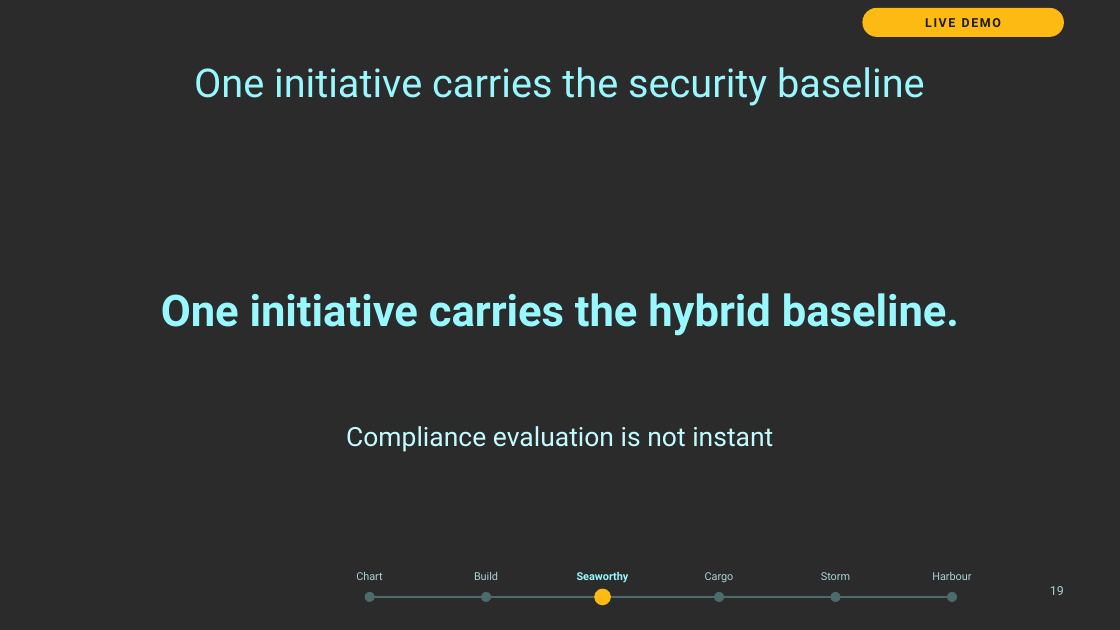
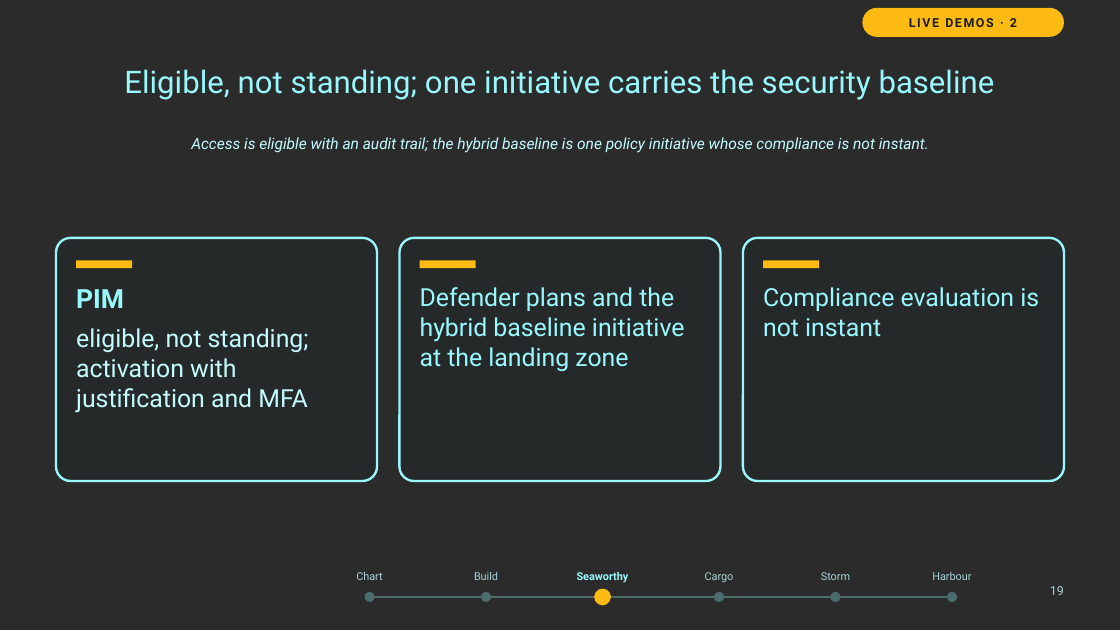
Before and after one commit to thisismydemo/nic2026_azl, a slide deck: slide 19 of presentation/Azure_Local_Discovery_to_Day2_NIC2026.pptx. Drawn at 1120x630 pixels with LibreOffice and Linux fonts; fonts in the diff are those of the drawing; background and template pictures are left out; a plain dark background stands for a picture behind light text. Boxes give left, top, right and bottom in pixels: in the first picture for what was removed or moved away, otherwise in the second. Text is boxed around its words. In the diff, an @@ line names an element or a change of style, - is before the commit and + after.

```diff
--- a/presentation/Azure_Local_Discovery_to_Day2_NIC2026.pptx
+++ b/presentation/Azure_Local_Discovery_to_Day2_NIC2026.pptx
@@ text in rounded rectangle at (x1=909, y1=18, x2=1017, y2=27): text changed @@
-LIVE DEMO
+LIVE DEMOS · 2
@@ title at (x1=124, y1=69, x2=995, y2=100): text changed; size 25.5 to 20 pt @@
-One initiative carries the security baseline
+Eligible, not standing; one initiative carries the security baseline
@@ text added at (x1=191, y1=137, x2=929, y2=153), 10 pt, text #C3FBFE, italic @@
+Access is eligible with an audit trail; the hybrid baseline is one policy initiative whose compliance is not instant.
@@ rounded rectangle added at (x1=56, y1=237, x2=377, y2=480), fill #262929, outline #98F8FE 1.5 pt @@
@@ rounded rectangle added at (x1=400, y1=237, x2=721, y2=480), fill #262929, outline #98F8FE 1.5 pt @@
@@ rounded rectangle added at (x1=743, y1=237, x2=1064, y2=480), fill #262929, outline #98F8FE 1.5 pt @@
@@ rectangle added at (x1=76, y1=260, x2=132, y2=268), fill #FDBA12 @@
@@ rectangle added at (x1=420, y1=260, x2=476, y2=268), fill #FDBA12 @@
@@ rectangle added at (x1=763, y1=260, x2=819, y2=268), fill #FDBA12 @@
@@ text added at (x1=76, y1=289, x2=309, y2=413), 16 pt, text #C3FBFE @@
+PIM
+eligible, not standing; activation with justification and MFA
@@ text removed at (x1=161, y1=293, x2=959, y2=336) @@
-One initiative carries the hybrid baseline.
@@ text added at (x1=420, y1=287, x2=685, y2=371), 16 pt, text #98F8FE @@
+Defender plans and the hybrid baseline initiative at the landing zone
@@ text "Compliance evaluation is not instant" moved from (x1=346, y1=426, x2=773, y2=452) to (x1=763, y1=287, x2=1039, y2=337) @@
@@ text "Compliance evaluation is not instant" at (x1=763, y1=287, x2=1039, y2=337): size 17 to 16 pt, text colour #C3FBFE to #98F8FE; alignment centre to left @@
```
Also in this commit, not shown: 20 other slides changed, 1 slide added, 1 slide removed, 1 other file.
